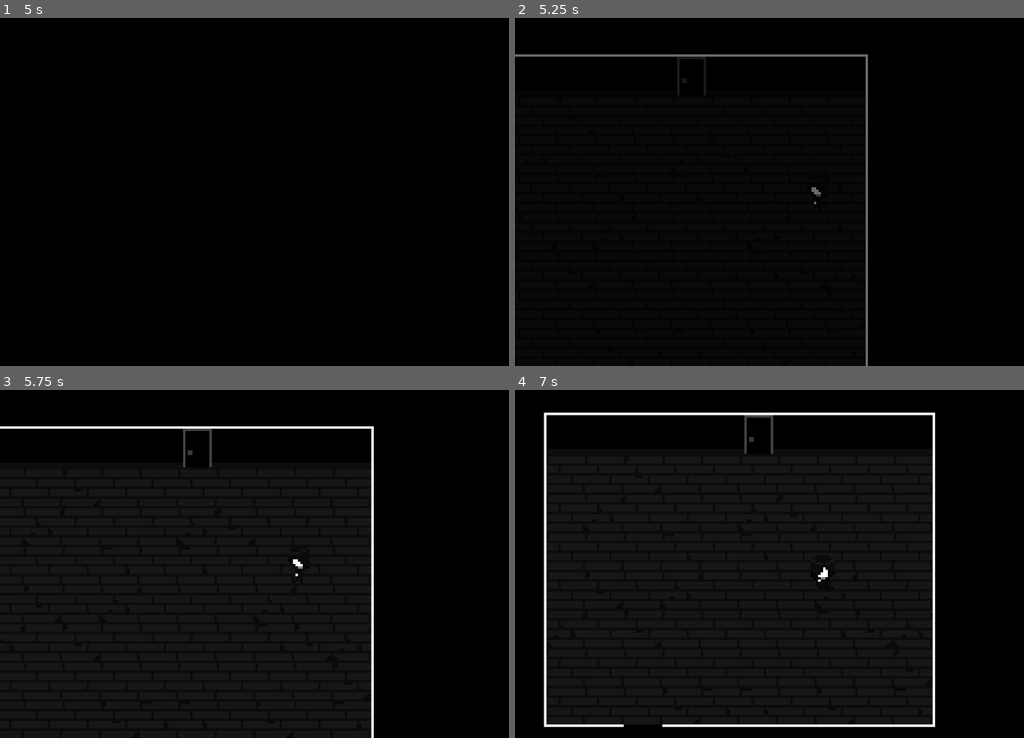
Above: before the commit, frames 1-4 (two rows, left to right).
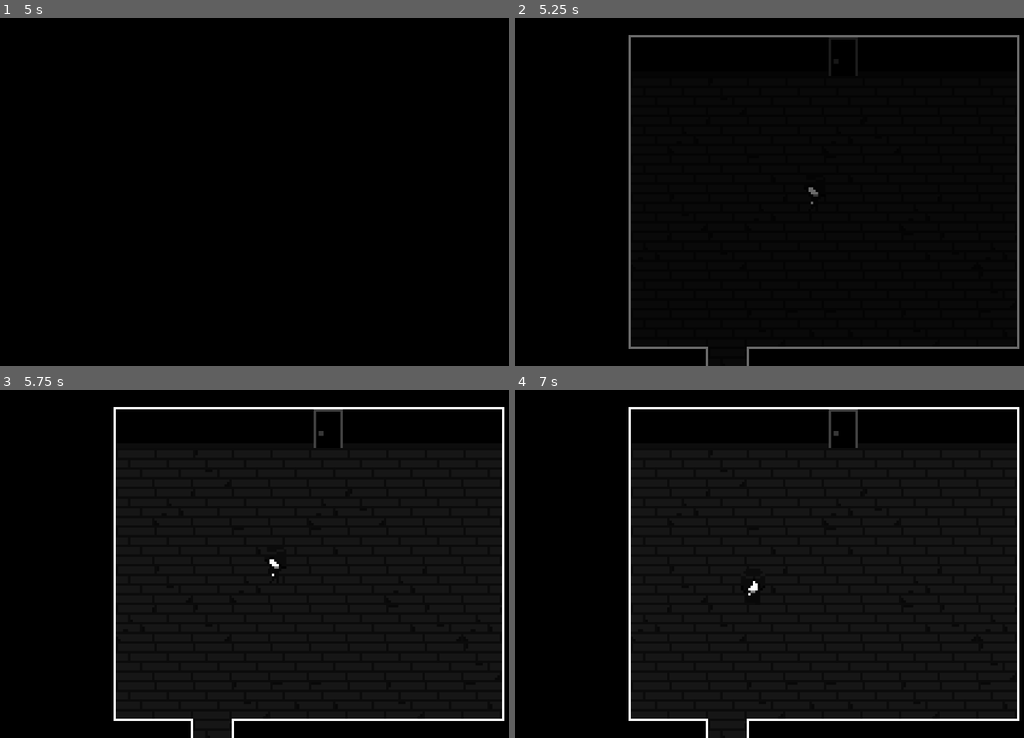
Above: after the commit, the same moments.

Repository: virtualtrisky/Just...-Enjoy
Game: Godot game, scene res://scenes/load_scene.tscn
Same seed, same stepped clock (60 frames per second), same inputs: the game is played once before the commit and once after it.
Inputs (mouse positions are in pixels of both pictures, inside the frame that each line leads up to):
- Up to frame 1 (5 s): hold Right (move_right) 0.53-1.28 s; tap X (key_action) at 0.6, 1.35, 2.1, 3.6 s; tap Enter at 1.25, 3.5 s; hold Down (move_down) 1.28-2.03 s; tap Space at 2 s; hold Right (move_right) 2.03-2.75 s; click (310, 192) at 2.77 s; type "Alex" at 2.85 s; hold Up (move_up) 3.53-4.25 s; click "Debug Scene" at 4.25 s
- Up to frame 2 (5.25 s): hold Left (move_left) from 5.03 s (still down); tap X (key_action) at 5.1 s
- Up to frame 3 (5.75 s): keep holding Left (move_left)
- Up to frame 4 (7 s): tap X (key_action) at 5.85, 6.6 s; release Left (move_left) at 6.53 s; hold Down (move_down) from 6.53 s (still down)

Frame 1 is identical in both runs. In frame 2, 2.9% of the frame differs, in the area x 0-100%, y 4-100%; in frame 3, 3.2%; in frame 4, 4.6%, in the area x 5-100%, y 4-100%.

Commit message:
inventory system created

Diff:
--- a/objects/player.tscn
+++ b/objects/player.tscn
@@ -123,6 +123,7 @@
 [node name="Camera2D" type="Camera2D" parent="."]
 zoom = Vector2(5, 5)
 position_smoothing_enabled = true
+editor_draw_limits = true
 
 [node name="AnimationPlayer" type="AnimationPlayer" parent="."]
 libraries = {
--- a/project.godot
+++ b/project.godot
@@ -23,12 +23,16 @@
 
 Global="*res://scripts/global.gd"
 GlobalAudioStreamPlayer="*res://objects/audio_stream_player.tscn"
+Inventory="*res://scripts/inventory.gd"
 
 [display]
 
 window/size/viewport_width=1280
 window/size/viewport_height=720
 window/size/mode=3
+window/size/resizable=false
+window/size/borderless=true
+window/stretch/mode="viewport"
 mouse_cursor/custom_image="uid://c1ln1v0qmaqnx"
 
 [gui]
--- a/scenes/diary_scene.tscn
+++ b/scenes/diary_scene.tscn
@@ -69,7 +69,7 @@
 [node name="Save0" type="Button" parent="MarginContainer/TabContainer/Diary/MarginContainer/Saves"]
 layout_mode = 2
 theme_override_font_sizes/font_size = 25
-text = "page 0- No data"
+text = "page 0 - No data"
 flat = true
 script = ExtResource("7_u8nqw")
 
--- a/scenes/world/debug_scene.tscn
+++ b/scenes/world/debug_scene.tscn
@@ -1,8 +1,7 @@
-[gd_scene load_steps=11 format=4 uid="uid://wbi84fu0pmdd"]
+[gd_scene load_steps=10 format=4 uid="uid://wbi84fu0pmdd"]
 
 [ext_resource type="PackedScene" uid="uid://jq8av47j3b6o" path="res://objects/player.tscn" id="1_0h5k3"]
 [ext_resource type="PackedScene" uid="uid://b2q8gy1usaik4" path="res://objects/map_change_loader.tscn" id="1_jt2pn"]
-[ext_resource type="Texture2D" uid="uid://bcxr8txqrys4t" path="res://Cat.png" id="2_16mi4"]
 [ext_resource type="PackedScene" uid="uid://bji1trcj62fwf" path="res://objects/pause_menu.tscn" id="2_ucyy2"]
 [ext_resource type="TileSet" uid="uid://bty12rgpv1ly6" path="res://tilesets/test_tileset.tres" id="3_afxy4"]
 [ext_resource type="PackedScene" uid="uid://c42ft0ylakiny" path="res://objects/map_changer.tscn" id="3_fr3mx"]
@@ -23,23 +22,18 @@
 fade_screen = NodePath("../CanvasLayer/FadeScreen")
 player = NodePath("../Player")
 
-[node name="Sprite2D" type="Sprite2D" parent="."]
-texture_filter = 2
-position = Vector2(-98, 4)
-texture = ExtResource("2_16mi4")
-
 [node name="Map" type="Node2D" parent="."]
 
 [node name="Floor" type="TileMapLayer" parent="Map"]
-tile_map_data = PackedByteArray("AAD6//n/AAAAAAIAAAD6//r/AAA …(1055 unchanged characters)… AAAAIAAAACAPj/AAAAAAIAAAADAPj/AAAAAAIAAAA=")
+tile_map_data = PackedByteArray("AAD6//n/AAAAAAIAAAD6//r/AAA …(1055 unchanged characters)… AAAAIAAAACAPj/AAAAAAIAAAADAPj/AAAAAAIAAAD8////AAAAAAMAAAA=")
 tile_set = ExtResource("3_afxy4")
 
 [node name="Walls" type="TileMapLayer" parent="Map"]
-tile_map_data = PackedByteArray("AAD5//n/AAABAAAAAAD5//r/AAA …(536 unchanged characters)… 5//7/AAABAAAAAAD6////AAACAAAAAAD7////AAACAAAAAAD9////AAACAAAAAAD/////AAACAAAAAAAAAP//AAACAAAAAAABAP/ …(127 unchanged characters)…
+tile_map_data = PackedByteArray("AAD5//n/AAABAAAAAAD5//r/AAA …(536 unchanged characters)… 5//7/AAABAAAAAAD6////AAACAAAAAAD7////AAAEAAEAAAD9////AAAFAAEAAAD/////AAACAAAAAAAAAP//AAACAAAAAAABAP/ …(127 unchanged characters)…
 tile_set = ExtResource("3_afxy4")
 
 [node name="MapChanger" parent="Map" node_paths=PackedStringArray("player", "fade_screen") instance=ExtResource("3_fr3mx")]
-position = Vector2(-56, -8)
+position = Vector2(-56, 0)
 player = NodePath("../../Player")
 fade_screen = NodePath("../../CanvasLayer/FadeScreen")
 map_path = "res://scenes/world/debug_scene_2.tscn"
@@ -64,8 +58,15 @@
 player = NodePath("../../../Player")
 
 [node name="Player" parent="." node_paths=PackedStringArray("map_loader") instance=ExtResource("1_0h5k3")]
-position = Vector2(48, -88)
+position = Vector2(-16, -80)
 map_loader = NodePath("../MapChangeLoader")
+camera_limit = {
+"bottom": -8,
+"left": -144,
+"right": 112,
+"top": -152,
+"use_limit": true
+}
 
 [node name="CanvasLayer" type="CanvasLayer" parent="."]
 
@@ -77,3 +78,5 @@
 [node name="CanvasModulate" type="CanvasModulate" parent="."]
 visible = false
 color = Color(0, 0, 0, 1)
+
+[editable path="Player"]
--- /dev/null
+++ b/scripts/Item.gd
@@ -0,0 +1,11 @@
+extends Node
+
+class_name Item
+
+var item_name: String
+var sprite_path: String
+
+
+func _init(_name: String, sprite: String) -> void:
+	item_name = _name
+	sprite_path = sprite
--- a/scripts/global.gd
+++ b/scripts/global.gd
@@ -26,7 +26,6 @@
 		"page_4": { "is_valid": false }
 	}
 }
-
 
 func write_config_file() -> bool:
 	var file: FileAccess
--- /dev/null
+++ b/scripts/inventory.gd
@@ -0,0 +1,26 @@
+extends Node
+
+var item_list: Dictionary = {
+	"some_item": { "name": "some_item", "sprite_path": "no_path"  }
+}
+
+var items: Array[Item]
+
+func create_item(_item: Dictionary) -> Item:
+	var item := Item.new(_item.name, _item.sprite_path)
+	return item
+
+
+func add_item(item: Item) -> void:
+	items.push_back(item)
+
+
+func search(item_name: String) -> int:
+	for i in range(items.size()):
+		if items[i].item_name == item_name: return i
+
+	return -1
+
+
+func remove(item_name: String) -> void:
+	items.remove_at(search(item_name))
--- a/scripts/player/controller.gd
+++ b/scripts/player/controller.gd
@@ -19,15 +19,19 @@
 var animation: String = "IDLE"
 var current_animation = "IDLE"
 
+@export var camera_limit: Dictionary = {
+	"use_limit": false,
+	"left":  -1, "top":  -1,
+	"right": -1, "bottom": -1
+}
+
 func update_animation() -> void:
 	if animation != current_animation:
 		current_animation = animation
 
 	if animation != "IDLE": animation_player.play(animation)
 	else: sprite.frame_coords.x = 0
-	#elif current_animation != "IDLE":
-	#	current_animation = "IDLE"
-	#	animation_player.play("IDLE")
+
 
 func move(delta: float) -> void:
 	if Global.player_can_move == false or not map_loader.finished:
@@ -44,12 +48,23 @@
 	velocity = direction * MOVE_SPEED * delta
 
 
+func set_camera_limit() -> void:
+	if not camera_limit.use_limit: return
+
+	var camera: Camera2D = $Camera2D
+
+	camera.limit_left   = camera_limit.left
+	camera.limit_top    = camera_limit.top
+	camera.limit_right  = camera_limit.right
+	camera.limit_bottom = camera_limit.bottom
+
+
+func _ready() -> void:
+	set_camera_limit()
+
+
 func _process(_delta: float) -> void:
 	animation = "IDLE"
-	#for action in DIRECTION_MAP.keys():
-	#	if Input.is_action_pressed(action):
-	#		animation = DIRECTION_MAP[action]
-	#		break
 
 	if velocity.x < 0: animation = "WALK_LEFT"
 	elif velocity.x > 0: animation = "WALK_RIGHT"
Not shown, added: scripts/Item.gd.uid
Not shown, added: scripts/inventory.gd.uid
Not shown, changed: README.md
